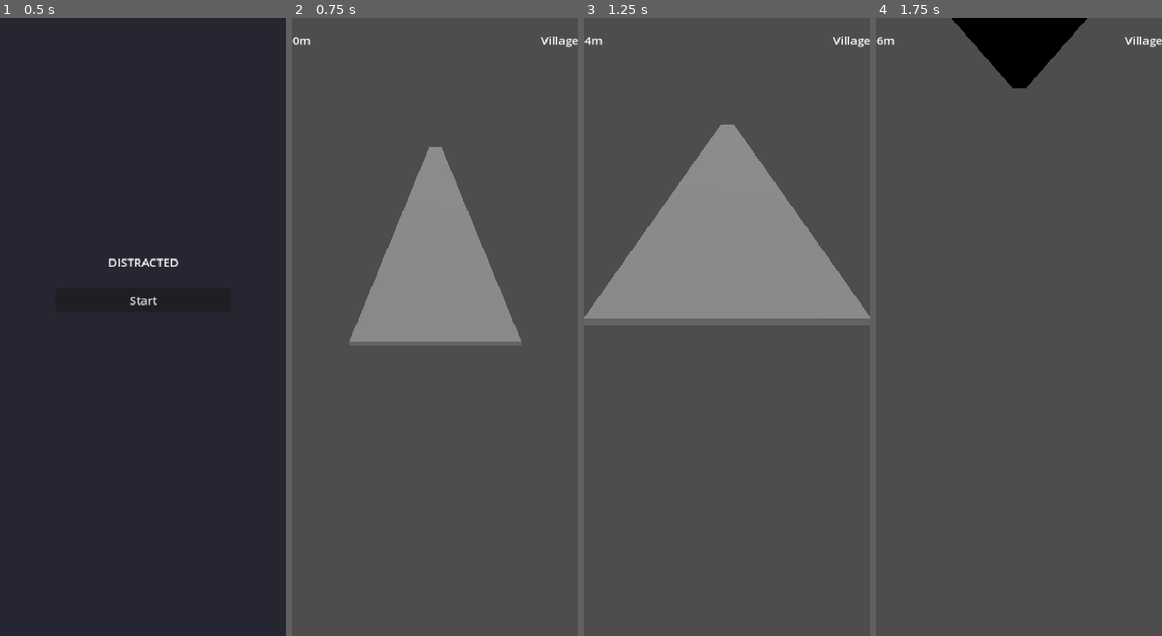
Above: before the commit, frames 1-4 (left to right).
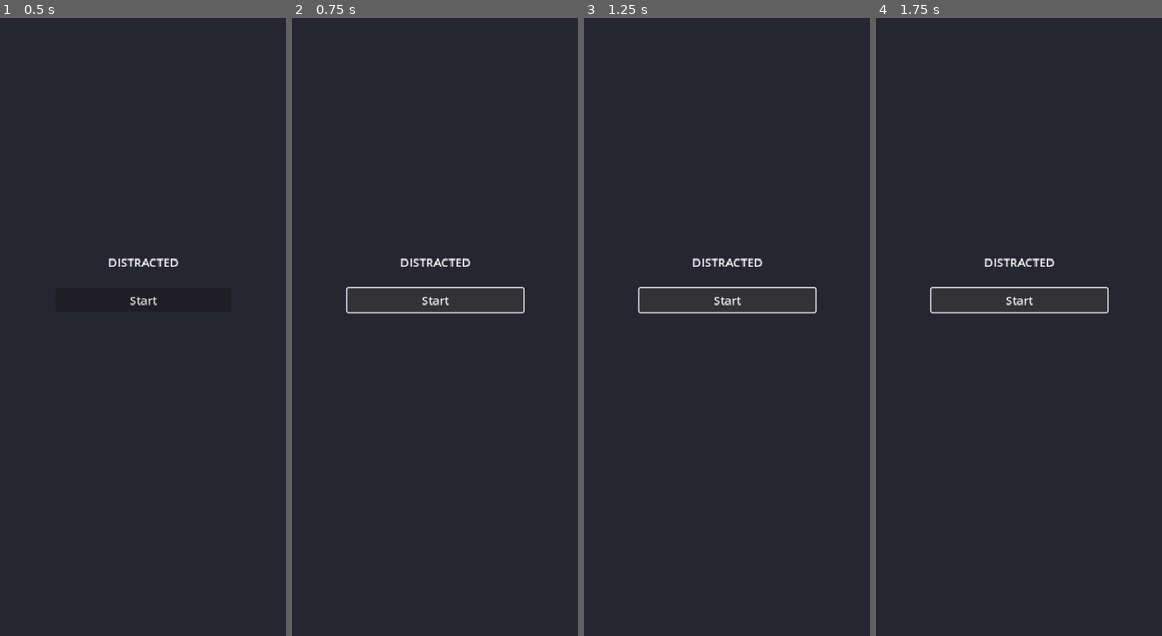
Above: after the commit, the same moments.

Repository: dzieciol-kamil/distracted
Game: Godot game, scene res://scenes/ui/main_menu.tscn
Two runs of this game, one before a commit and one after it. Both use one fixed random seed, a clock stepped at 60 frames per second and the inputs below.
Inputs (mouse positions are in pixels of both pictures, inside the frame that each line leads up to):
- Up to frame 1 (0.5 s): no input
- Up to frame 2 (0.75 s): click "Start" at 0.5 s
- Up to frame 3 (1.25 s): no input
- Up to frame 4 (1.75 s): click (1019, 302) at 1.25 s, where only the run after the commit has a clickable "Start"

Frame 1 is identical in both runs. In frame 2, 100% of the frame differs, in the area x 0-100%, y 0-100%; in frame 3, 100%; in frame 4, 100%.
Error after the commit: Invalid call. Nonexistent function 'go_to' in base 'Node (scene_manager.gd)'. (res://scripts/ui/main_menu.gd:9)

Commit message:
feat(scenes): SceneManager.change_to with metrics reset
Co-Authored-By: Claude Sonnet 4.6 <noreply@anthropic.com>

Diff:
--- a/src/scripts/autoloads/scene_manager.gd
+++ b/src/scripts/autoloads/scene_manager.gd
@@ -1,11 +1,6 @@
 extends Node
 
-var _scenes: Dictionary = {
-	"main_menu": preload("res://scenes/ui/main_menu.tscn"),
-	"game": preload("res://scenes/game/game.tscn"),
-	"game_over": preload("res://scenes/ui/game_over.tscn"),
-}
-
-func go_to(scene_name: String) -> void:
-	assert(scene_name in _scenes, "Unknown scene: " + scene_name)
-	get_tree().change_scene_to_packed(_scenes[scene_name])
+func change_to(scene_path: String) -> void:
+	GameState.reset_metrics()
+	NotificationManager.stop()
+	get_tree().change_scene_to_file(scene_path)
